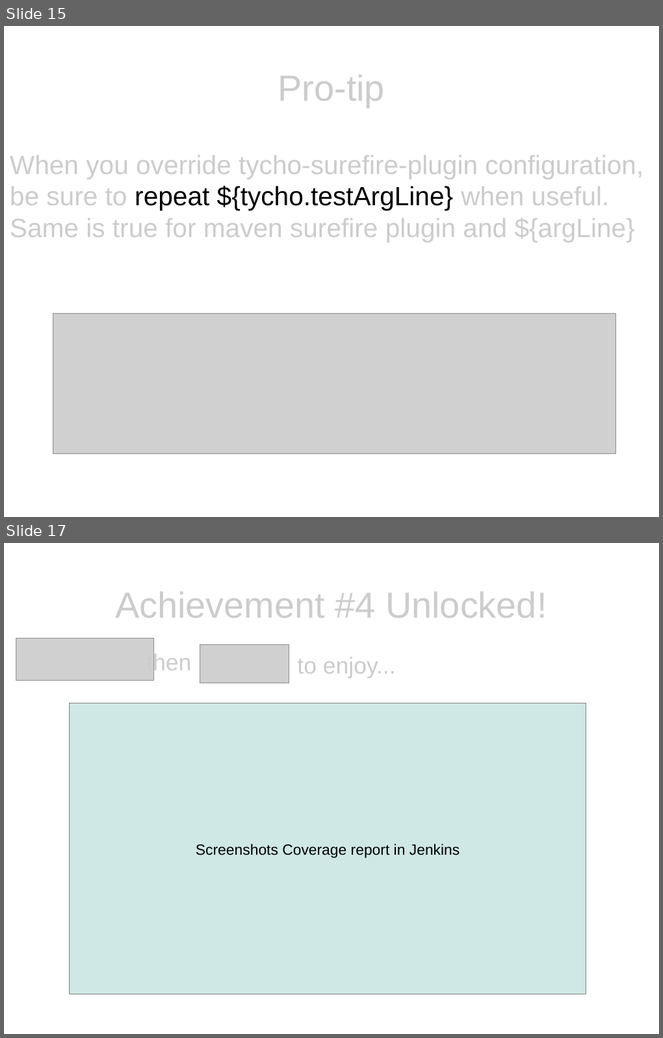
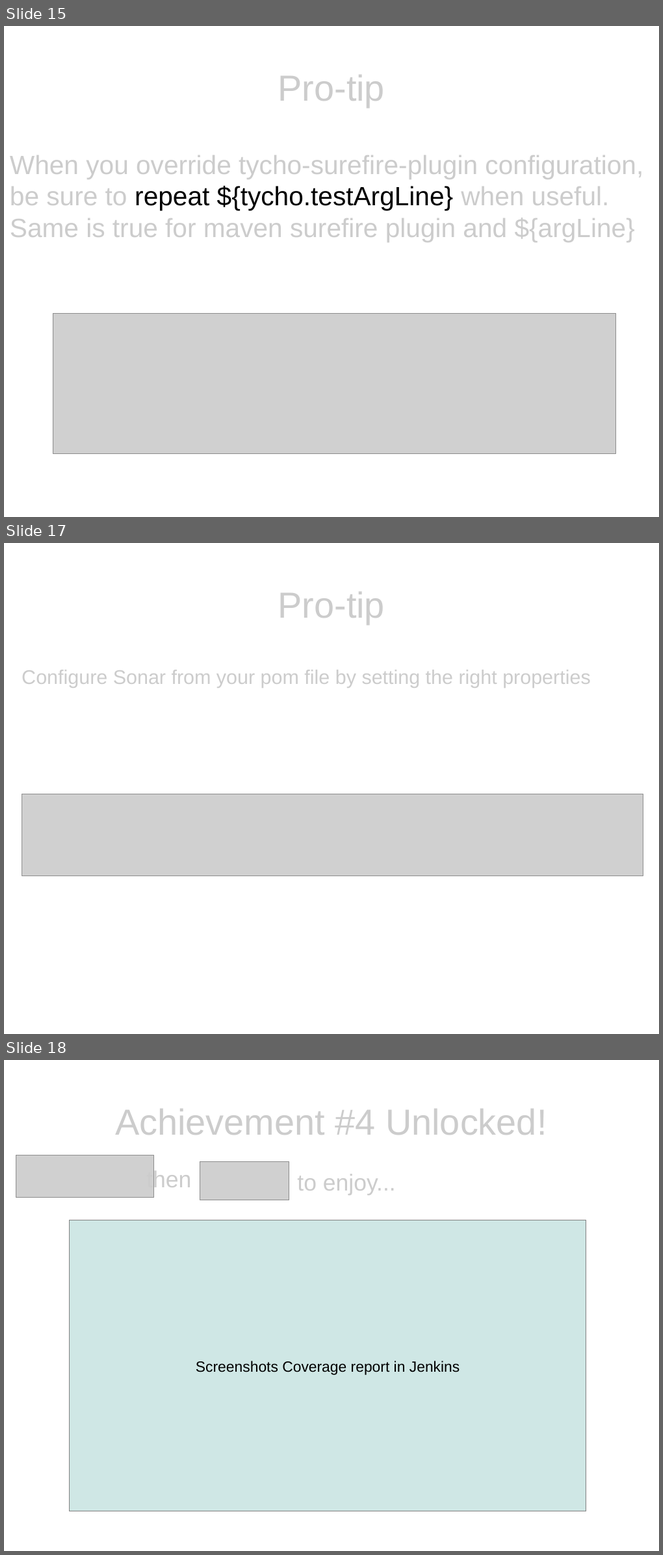
Before and after one commit to eclipse/recommenders, a slide deck: presentation/presentation.odp. Shown one above the other, each under a label of ours: slides 15 and 17 before the commit, slides 15, 17 and 18 after it; the slides between them are not shown. The pictures are 663x1038 and 663x1555 pixels, drawn with LibreOffice and Linux fonts; fonts in the diff are those of the drawing; grey boxes stand for pictures. Boxes give left, top, right and bottom in pixels: in the first picture for what was removed or moved away, otherwise in the second. Text is boxed around its words. In the diff, an @@ line names an element or a change of style, - is before the commit and + after.

```diff
--- a/presentation/presentation.odp
+++ b/presentation/presentation.odp
@@ slide 17 added at [4, 543, 659, 1034], background #FFFFFF @@
@@ title added at [278, 592, 385, 624], 44 pt, text #CCCCCC @@
+Pro-tip
@@ text added at [22, 670, 590, 688], 24 pt, text #CCCCCC @@
+Configure Sonar from your pom file by setting the right properties
@@ picture added at [22, 794, 644, 876] @@
@@ what was slide 17 is now slide 18 @@
```
Also in this commit, not shown: 3 slides changed, 1 other slide added, 1 slide removed.
